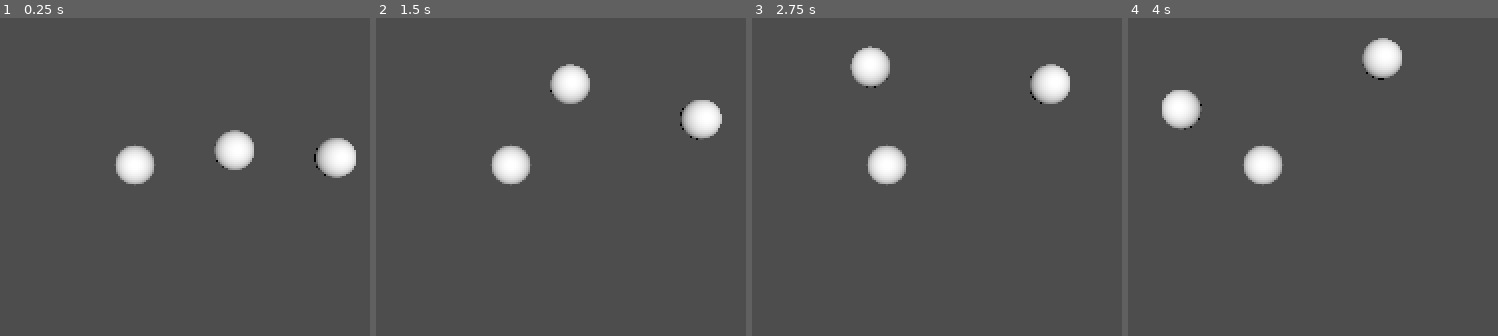
Above: before the commit, frames 1-4 (left to right).
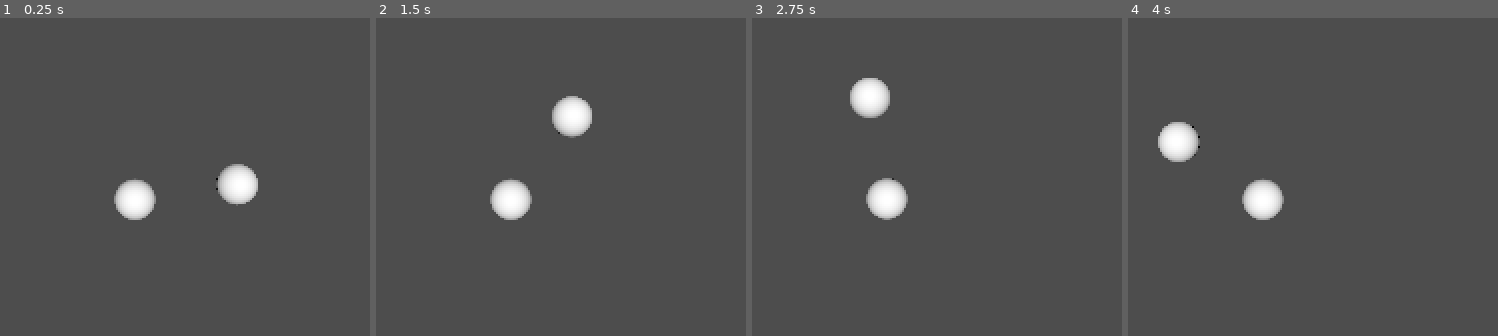
Above: after the commit, the same moments.

Repository: kruzaavn/solar_system_model
Game: Godot game, scene res://scenes/system/system.tscn
The game is run twice, just before and just after one commit, with the same random seed, the same clock (stepped at 60 frames per second) and the same inputs.
Inputs:
- Up to frame 1 (0.25 s): no input
- Up to frame 2 (1.5 s): hold Right (Right, bound only after the commit) 0.53-1.28 s; hold Space (Halt, bound only after the commit) 0.53-1.28 s; hold Down (Back, bound only after the commit) from 1.28 s (still down); tap Space (Halt, bound only after the commit) at 1.35 s
- Up to frame 3 (2.75 s): release Down (Back, bound only after the commit) at 2.03 s; hold Right (Right, bound only after the commit) from 2.03 s (still down); hold Space (Halt, bound only after the commit) from 2.03 s (still down)
- Up to frame 4 (4 s): release Right (Right, bound only after the commit) at 2.78 s; release Space (Halt, bound only after the commit) at 2.78 s; hold Up (Forward, bound only after the commit) 2.78-3.53 s; tap Space (Halt, bound only after the commit) at 2.85 s; hold A (Left, bound only after the commit) from 3.53 s (still down); hold Space (Halt, bound only after the commit) from 3.53 s (still down)

The runs differ from the first frame. In frame 1, 5.3% of the frame differs, in the area x 30-97%, y 35-64%; in frame 2, 5.2%; in frame 3, 5.2%; in frame 4, 5.3%.

Commit message:
added camera controller

Diff:
--- a/project.godot
+++ b/project.godot
@@ -7,16 +7,6 @@
 ;   param=value ; assign values to parameters
 
 config_version=5
-
-_global_script_classes=[{
-"base": "RigidBody3D",
-"class": &"Body",
-"language": &"GDScript",
-"path": "res://scenes/body/body.gd"
-}]
-_global_script_class_icons={
-"Body": ""
-}
 
 [application]
 
@@ -29,6 +19,38 @@
 
 Orbital="*res://autoloads/orbital.gd"
 
+[input]
+
+Left={
+"deadzone": 0.5,
+"events": [Object(InputEventKey,"resource_local_to_scene":false,"resource_name":"","device":-1,"window_id":0,"alt_pressed":false,"shift_pressed":false,"ctrl_pressed":false,"meta_pressed":false,"pressed":false,"keycode":0,"physical_keycode":65,"key_label":0,"unicode":97,"echo":false,"script":null)
+, Object(InputEventKey,"resource_local_to_scene":false,"resource_name":"","device":-1,"window_id":0,"alt_pressed":false,"shift_pressed":false,"ctrl_pressed":false,"meta_pressed":false,"pressed":false,"keycode":0,"physical_keycode":4194319,"key_label":0,"unicode":0,"echo":false,"script":null)
+]
+}
+Right={
+"deadzone": 0.5,
+"events": [Object(InputEventKey,"resource_local_to_scene":false,"resource_name":"","device":-1,"window_id":0,"alt_pressed":false,"shift_pressed":false,"ctrl_pressed":false,"meta_pressed":false,"pressed":false,"keycode":0,"physical_keycode":4194321,"key_label":0,"unicode":0,"echo":false,"script":null)
+, Object(InputEventKey,"resource_local_to_scene":false,"resource_name":"","device":-1,"window_id":0,"alt_pressed":false,"shift_pressed":false,"ctrl_pressed":false,"meta_pressed":false,"pressed":false,"keycode":0,"physical_keycode":68,"key_label":0,"unicode":100,"echo":false,"script":null)
+]
+}
+Forward={
+"deadzone": 0.5,
+"events": [Object(InputEventKey,"resource_local_to_scene":false,"resource_name":"","device":-1,"window_id":0,"alt_pressed":false,"shift_pressed":false,"ctrl_pressed":false,"meta_pressed":false,"pressed":false,"keycode":0,"physical_keycode":4194320,"key_label":0,"unicode":0,"echo":false,"script":null)
+, Object(InputEventKey,"resource_local_to_scene":false,"resource_name":"","device":-1,"window_id":0,"alt_pressed":false,"shift_pressed":false,"ctrl_pressed":false,"meta_pressed":false,"pressed":false,"keycode":0,"physical_keycode":87,"key_label":0,"unicode":119,"echo":false,"script":null)
+]
+}
+Back={
+"deadzone": 0.5,
+"events": [Object(InputEventKey,"resource_local_to_scene":false,"resource_name":"","device":-1,"window_id":0,"alt_pressed":false,"shift_pressed":false,"ctrl_pressed":false,"meta_pressed":false,"pressed":false,"keycode":0,"physical_keycode":4194322,"key_label":0,"unicode":0,"echo":false,"script":null)
+, Object(InputEventKey,"resource_local_to_scene":false,"resource_name":"","device":-1,"window_id":0,"alt_pressed":false,"shift_pressed":false,"ctrl_pressed":false,"meta_pressed":false,"pressed":false,"keycode":0,"physical_keycode":83,"key_label":0,"unicode":115,"echo":false,"script":null)
+]
+}
+Halt={
+"deadzone": 0.5,
+"events": [Object(InputEventKey,"resource_local_to_scene":false,"resource_name":"","device":-1,"window_id":0,"alt_pressed":false,"shift_pressed":false,"ctrl_pressed":false,"meta_pressed":false,"pressed":false,"keycode":0,"physical_keycode":32,"key_label":0,"unicode":32,"echo":false,"script":null)
+]
+}
+
 [physics]
 
 3d/default_linear_damp=0.0
--- /dev/null
+++ b/scenes/camera/camera_body.gd
@@ -0,0 +1,36 @@
+extends RigidBody3D
+
+@export_range(0.1, 1, 0.1) var scale_factor: float
+
+# Called when the node enters the scene tree for the first time.
+func _ready():
+	pass # Replace with function body.
+
+
+# Called every frame. 'delta' is the elapsed time since the previous frame.
+func _process(delta):
+	pass
+
+
+func _physics_process(delta):
+
+	var inpulse = Vector3.ZERO
+
+	if Input.is_action_pressed('Left'):
+		inpulse += Vector3.LEFT
+
+	if Input.is_action_pressed("Right"):
+		inpulse += Vector3.RIGHT
+
+	if Input.is_action_pressed("Forward"):
+		inpulse += Vector3.FORWARD
+
+	if Input.is_action_pressed("Back"):
+		inpulse += Vector3.BACK
+
+	inpulse *= scale_factor
+
+	if Input.is_action_pressed("Halt"):
+		linear_velocity = Vector3.ZERO
+
+	apply_central_force(inpulse)
--- /dev/null
+++ b/scenes/camera/camera_body.tscn
@@ -0,0 +1,24 @@
+[gd_scene load_steps=4 format=3 uid="uid://b2qyogf1ricc7"]
+
+[ext_resource type="Script" path="res://scenes/camera/camera_body.gd" id="1_xmpry"]
+
+[sub_resource type="CapsuleMesh" id="CapsuleMesh_y05jk"]
+
+[sub_resource type="CapsuleShape3D" id="CapsuleShape3D_xs7s5"]
+
+[node name="CameraBody" type="RigidBody3D"]
+gravity_scale = 2.66454e-15
+script = ExtResource("1_xmpry")
+scale_factor = 0.1
+
+[node name="Camera3D" type="Camera3D" parent="."]
+transform = Transform3D(1, 0, 0, 0, 1, 0, 0, 0, 1, 2.08165e-12, 1, 2.08165e-12)
+
+[node name="DirectionalLight3D" type="DirectionalLight3D" parent="Camera3D"]
+transform = Transform3D(1, 0, 0, 0, 1, 0, 0, 0, 1, 2.08165e-12, 2.08165e-12, 2.08165e-12)
+
+[node name="MeshInstance3D" type="MeshInstance3D" parent="."]
+mesh = SubResource("CapsuleMesh_y05jk")
+
+[node name="CollisionShape3D" type="CollisionShape3D" parent="."]
+shape = SubResource("CapsuleShape3D_xs7s5")
--- a/scenes/system/system.tscn
+++ b/scenes/system/system.tscn
@@ -1,6 +1,7 @@
-[gd_scene load_steps=2 format=3 uid="uid://gmfmleiwin8c"]
+[gd_scene load_steps=3 format=3 uid="uid://gmfmleiwin8c"]
 
 [ext_resource type="PackedScene" uid="uid://0muswldcin2y" path="res://scenes/body/body.tscn" id="1_ktgkc"]
+[ext_resource type="PackedScene" uid="uid://b2qyogf1ricc7" path="res://scenes/camera/camera_body.tscn" id="2_1c2io"]
 
 [node name="system" type="Node3D"]
 
@@ -12,12 +13,5 @@
 linear_velocity = Vector3(0, 0, -1.88)
 influencing_body = NodePath("../star")
 
-[node name="planet2" parent="." node_paths=PackedStringArray("influencing_body") instance=ExtResource("1_ktgkc")]
-transform = Transform3D(1, 0, 0, 0, 1, 0, 0, 0, 1, 6, 0, 0)
-linear_velocity = Vector3(0, 0, -0.94)
-influencing_body = NodePath("../star")
-
-[node name="Camera3D" type="Camera3D" parent="."]
-transform = Transform3D(1, 0, 0, 0, -4.37114e-08, 1, 0, -1, -4.37114e-08, 0, 17.4987, 0)
-
-[node name="DirectionalLight3D" type="DirectionalLight3D" parent="Camera3D"]
+[node name="CameraBody" parent="." instance=ExtResource("2_1c2io")]
+transform = Transform3D(1, -6.97574e-16, -1.5246e-23, -1.5246e-23, -4.37114e-08, 1, -6.97574e-16, -1, -4.37114e-08, 2.08165e-12, 17, 2.08165e-12)
